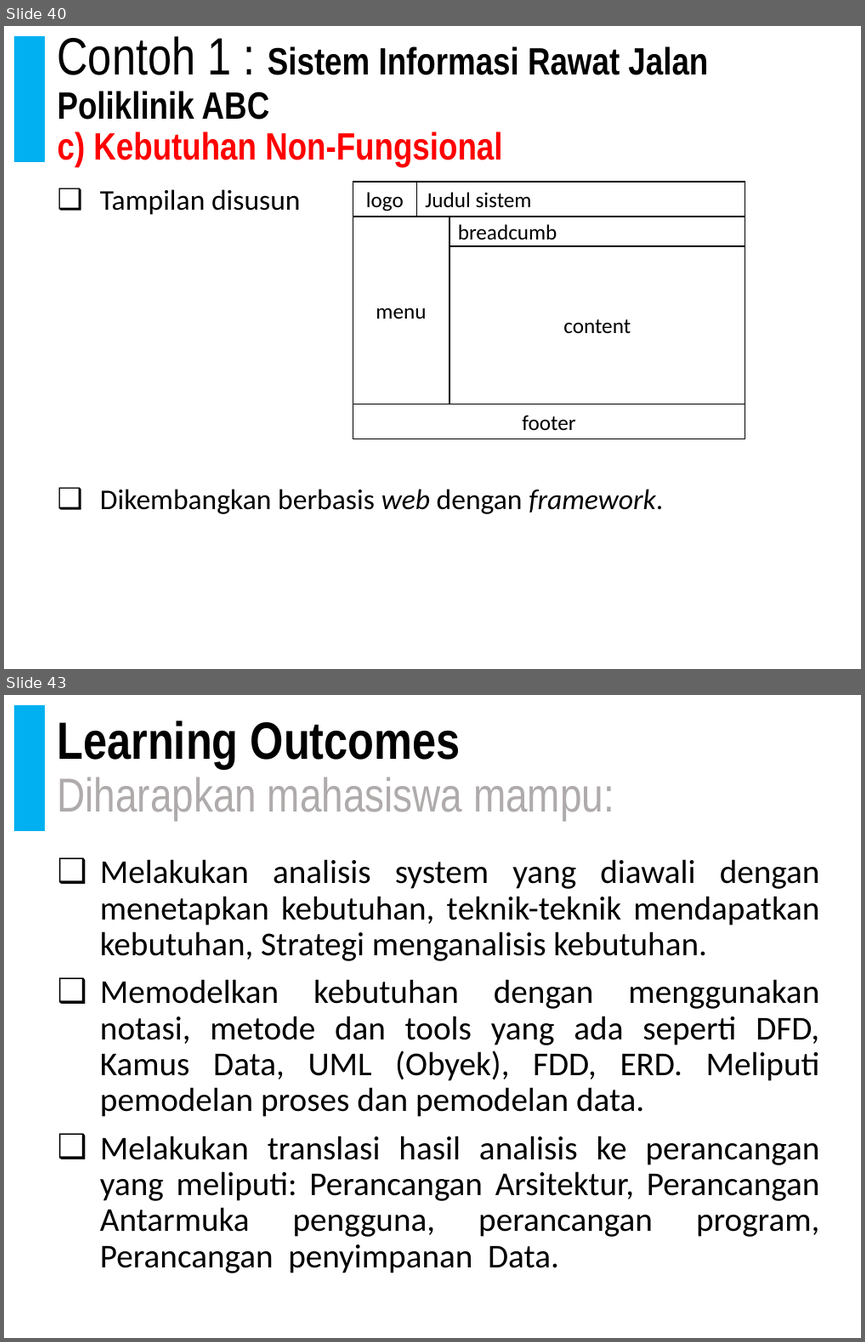
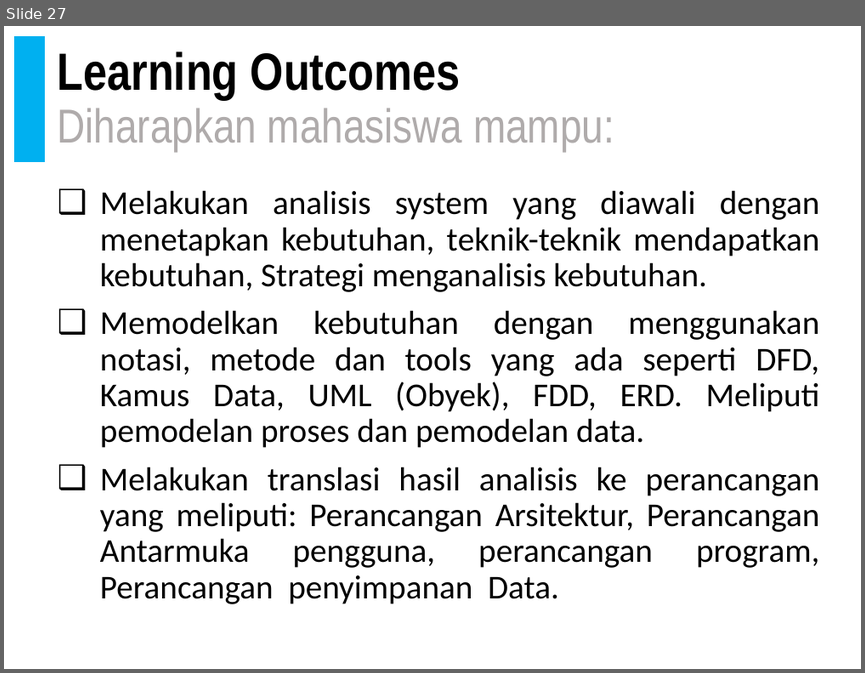
Before and after one commit to doniaft/Analisa-Desain-Sistem-Informasi, a slide deck: 1. Bahan Ajar/01. ADSI - Pendahuluan.pptx. Shown one above the other, each under a label of ours: slides 40 and 43 before the commit, slide 27 after it; the slides between them are not shown. The pictures are 865x1342 and 865x673 pixels, drawn with LibreOffice and Linux fonts; fonts in the diff are those of the drawing. Boxes give left, top, right and bottom in pixels: in the first picture for what was removed or moved away, otherwise in the second. Text is boxed around its words. In the diff, an @@ line names an element or a change of style, - is before the commit and + after.

```diff
--- a/1. Bahan Ajar/01. ADSI - Pendahuluan.pptx
+++ b/1. Bahan Ajar/01. ADSI - Pendahuluan.pptx
@@ slide 40 removed at (x1=4, y1=26, x2=861, y2=669), background #FFFFFF; not listed: 2 template elements that a slide beside it also shows @@
@@ title removed at (x1=58, y1=36, x2=708, y2=168) @@
-Contoh 1 : Sistem Informasi Rawat Jalan Poliklinik ABC
-c) Kebutuhan Non-Fungsional
@@ text removed at (x1=100, y1=189, x2=663, y2=514) @@
-❑ Tampilan disusun
-❑ Dikembangkan berbasis web dengan framework.
@@ rectangle removed at (x1=352, y1=181, x2=417, y2=216) @@
-logo
@@ rectangle removed at (x1=417, y1=181, x2=745, y2=216) @@
-Judul sistem
@@ rectangle removed at (x1=352, y1=216, x2=449, y2=404) @@
-menu
@@ rectangle removed at (x1=449, y1=216, x2=745, y2=246) @@
-breadcumb
@@ rectangle removed at (x1=449, y1=246, x2=745, y2=404) @@
-content
@@ rectangle removed at (x1=352, y1=404, x2=745, y2=439) @@
-footer
@@ what was slide 43 is now slide 27 @@
```
Also in this commit, not shown: 10 slides changed, 1 slide added, 15 other slides removed, 1 other file.
